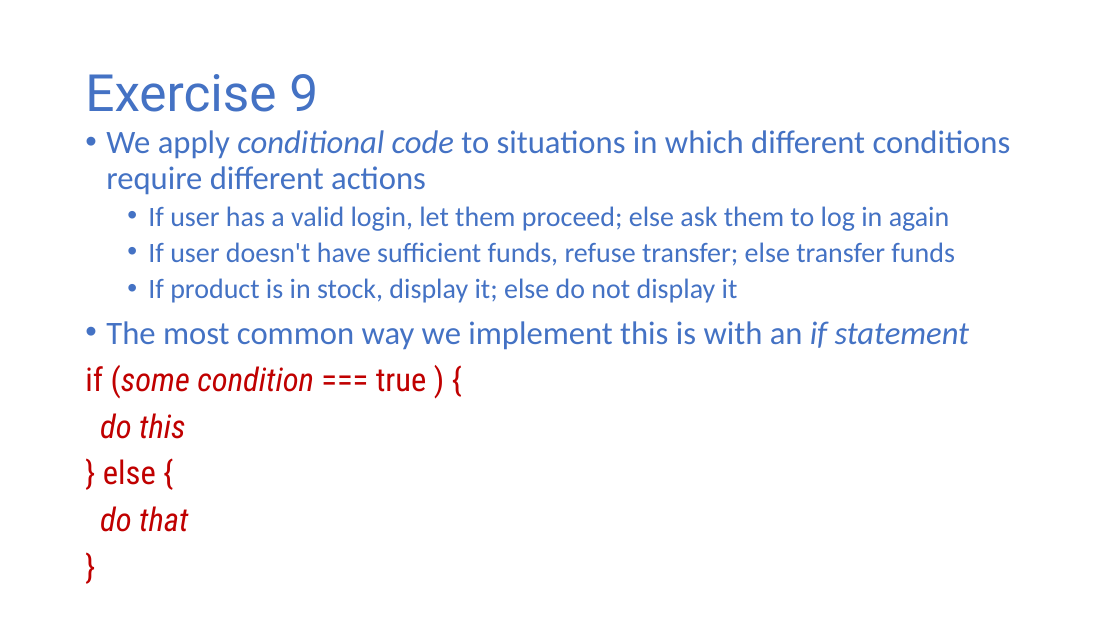
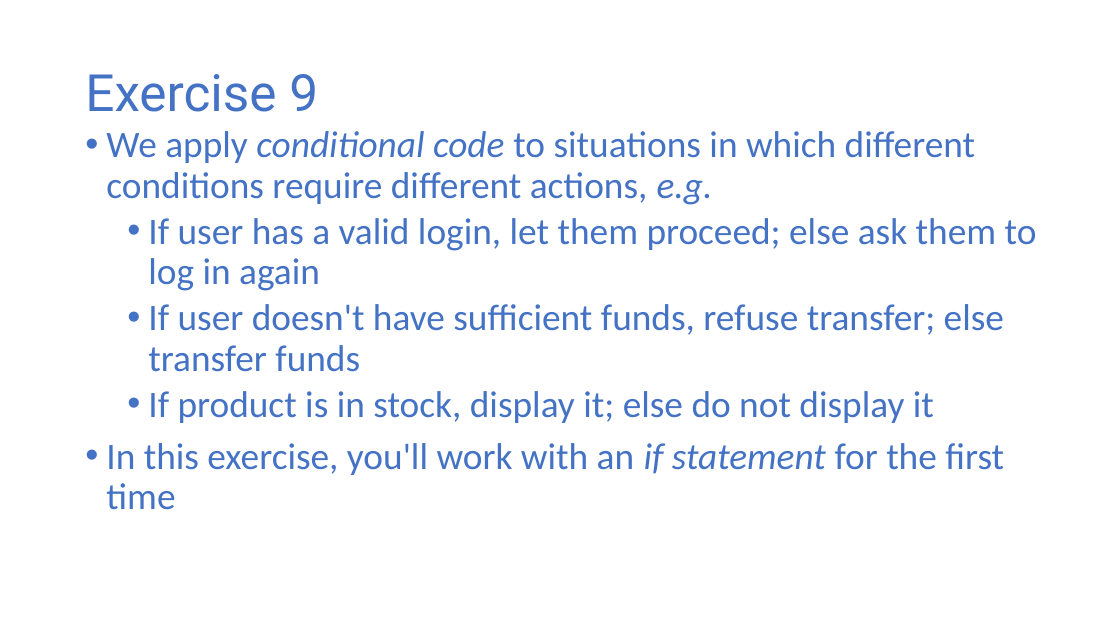
Before and after one commit to halbhelms/codingcareer, a slide deck: slide 20 of public/video-presentation/video-presentation.pptx (slide 14 before the commit). Drawn at 1120x630 pixels with LibreOffice and Linux fonts; fonts in the diff are those of the drawing. Boxes give left, top, right and bottom in pixels: in the first picture for what was removed or moved away, otherwise in the second. Text is boxed around its words. In the diff, an @@ line names an element or a change of style, - is before the commit and + after.

```diff
--- a/public/video-presentation/video-presentation.pptx
+++ b/public/video-presentation/video-presentation.pptx
@@ text at (106,131,975,205): text changed; size 28 to 32 pt @@
-• We apply conditional code to situations in which different conditions require different actions
+• We apply conditional code to situations in which different conditions require different actions, e.g.
@@ text at (148,218,1037,423): size 24 to 32 pt in "If user has a valid login, let ...", "If user doesn't have sufficient funds, refuse ...", "If product is in stock, display it; ..." @@
@@ text at (106,443,1004,510): text changed; size 28 to 32 pt @@
-• The most common way we implement this is with an if statement
-if (some condition === true ) {
-do this
-} else {
-do that
-}
+• In this exercise, you'll work with an if statement for the first time
```
Also in this commit, not shown: 19 other slides changed, 15 slides added, 2 other files.
